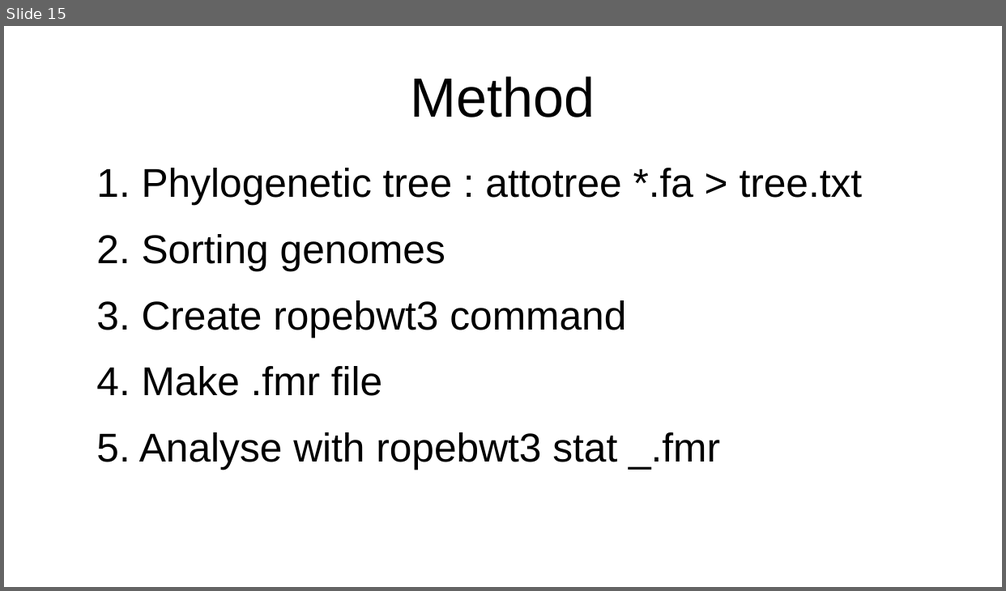
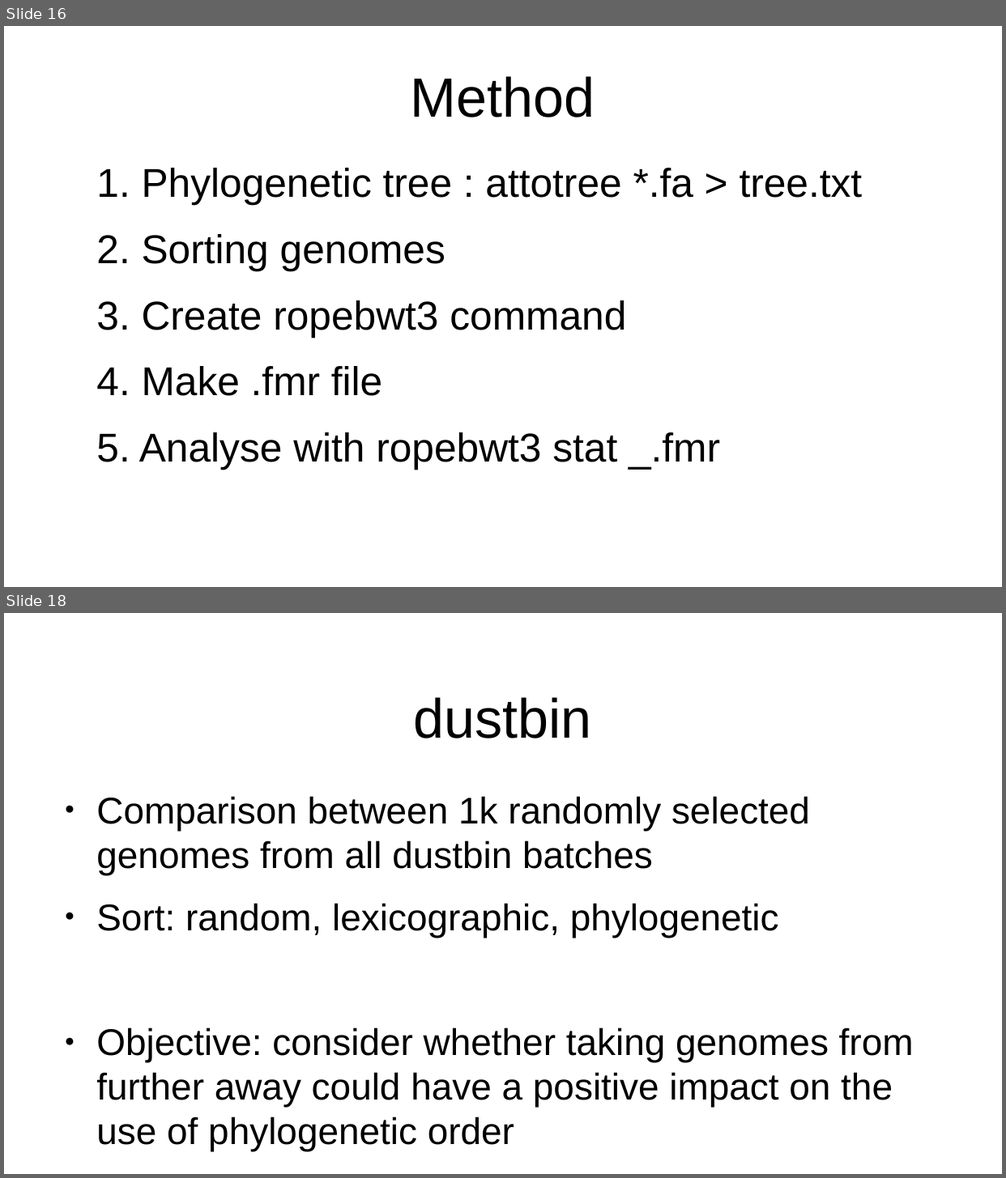
Before and after one commit to AntaoA/Amory_BWT_M1_project_Bioinfo, a slide deck: Diapo.odp. Shown one above the other, each under a label of ours: slide 15 before the commit, slides 16 and 18 after it; the slides between them are not shown. The pictures are 1006x591 and 1006x1178 pixels, drawn with LibreOffice and Linux fonts; fonts in the diff are those of the drawing. Boxes give left, top, right and bottom in pixels: in the first picture for what was removed or moved away, otherwise in the second. Text is boxed around its words. In the diff, an @@ line names an element or a change of style, - is before the commit and + after.

```diff
--- a/Diapo.odp
+++ b/Diapo.odp
@@ slide 18 added at (x1=4, y1=613, x2=1002, y2=1174), background #FFFFFF @@
@@ title added at (x1=414, y1=697, x2=592, y2=739), 44 pt, text #000000 @@
+dustbin
@@ text added at (x1=96, y1=796, x2=914, y2=1152), 29.6 pt, text #000000 @@
+● Comparison between 1k randomly selected genomes from all dustbin batches
+● Sort: random, lexicographic, phylogenetic
+● Objective: consider whether taking genomes from further away could have a positive impact on the use of phylogenetic order
@@ what was slide 15 is now slide 16 @@
```
Also in this commit, not shown: 2 slides changed, 5 other slides added, 12 other files.
